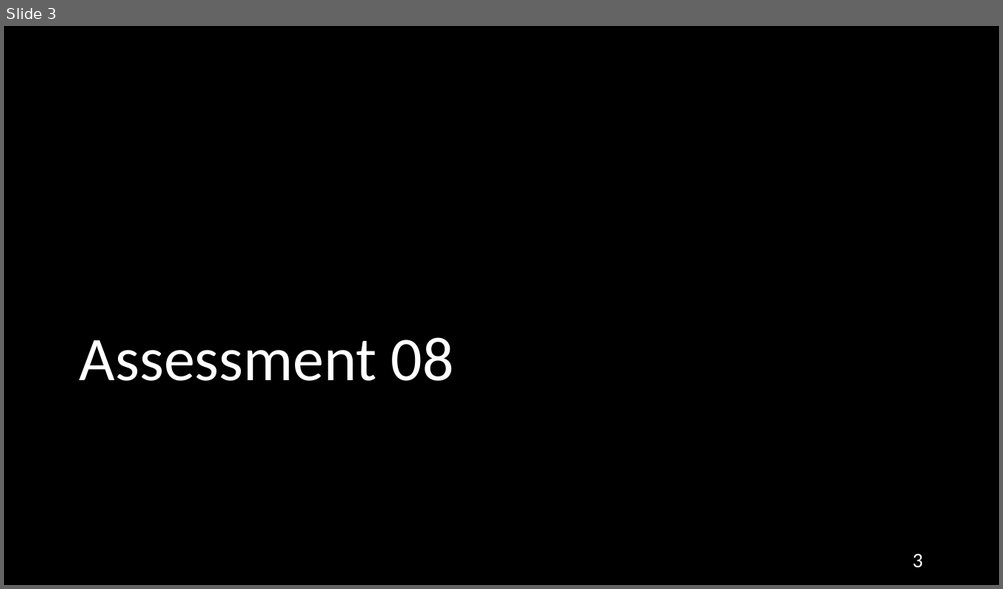
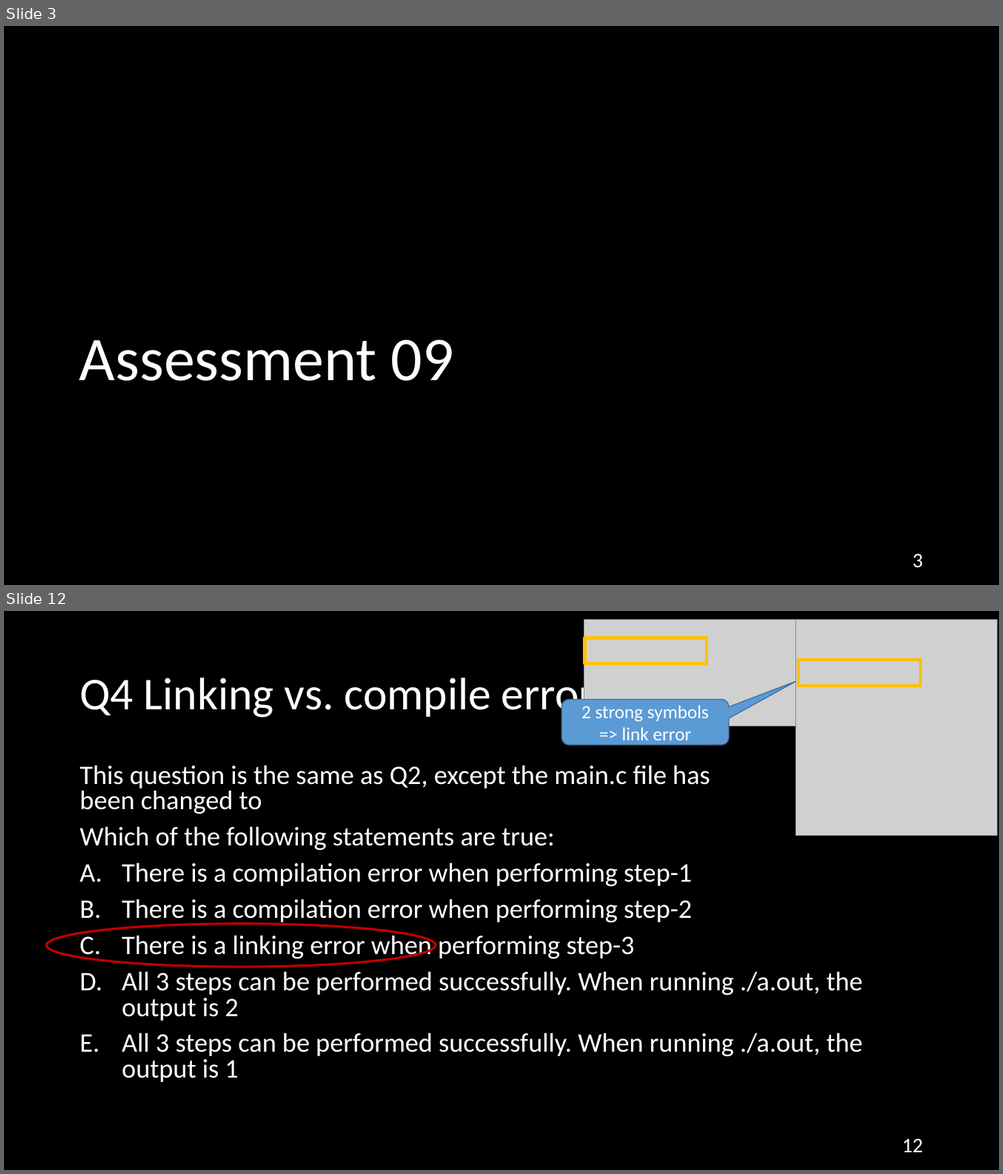
Before and after one commit to NYU-CSO/nyu-cso.github.io, a slide deck: rec-notes/r10.pptx. Shown one above the other, each under a label of ours: slide 3 before the commit, slides 3 and 12 after it; the slides between them are not shown. The pictures are 1003x589 and 1003x1174 pixels, drawn with LibreOffice and Linux fonts; fonts in the diff are those of the drawing; grey boxes stand for pictures. Boxes give left, top, right and bottom in pixels: in the first picture for what was removed or moved away, otherwise in the second. Text is boxed around its words. In the diff, an @@ line names an element or a change of style, - is before the commit and + after.

```diff
--- a/rec-notes/r10.pptx
+++ b/rec-notes/r10.pptx
@@ slide 12 added at bbox=[4, 611, 999, 1170], background #000000 @@
@@ picture added at bbox=[583, 619, 795, 726] @@
@@ picture added at bbox=[796, 619, 997, 835] @@
@@ rectangle added at bbox=[584, 638, 706, 664], outline #FFC000 3 pt @@
@@ title added at bbox=[79, 672, 612, 721], 44 pt, text #FFFFFF @@
+Q4 Linking vs. compile errors
@@ rectangle added at bbox=[798, 661, 919, 686], outline #FFC000 3 pt @@
@@ rounded speech box added at bbox=[561, 700, 728, 745], fill #5B9BD5, outline #43739E 1 pt, 18 pt, text #FFFFFF @@
+2 strong symbols => link error
@@ text added at bbox=[79, 765, 862, 1082], 25.9 pt, text #FFFFFF @@
+This question is the same as Q2, except the main.c file has
+been changed to
+Which of the following statements are true:
+A. There is a compilation error when performing step-1
+B. There is a compilation error when performing step-2
+C. There is a linking error when performing step-3
+D. All 3 steps can be performed successfully. When running ./a.out, the output is 2
+E. All 3 steps can be performed successfully. When running ./a.out, the output is 1
@@ ellipse added at bbox=[46, 923, 436, 967], outline #C00000 2.25 pt @@
@@ page number added at bbox=[902, 1139, 922, 1153], 20 pt, text #FFFFFF @@
+12
@@ slide 3 changed as well @@
@@ title at bbox=[79, 340, 454, 381]: text changed @@
-Assessment 08
+Assessment 09
```
Also in this commit, not shown: 2 other slides changed, 46 other slides added, 24 slides removed, 1 other file.
